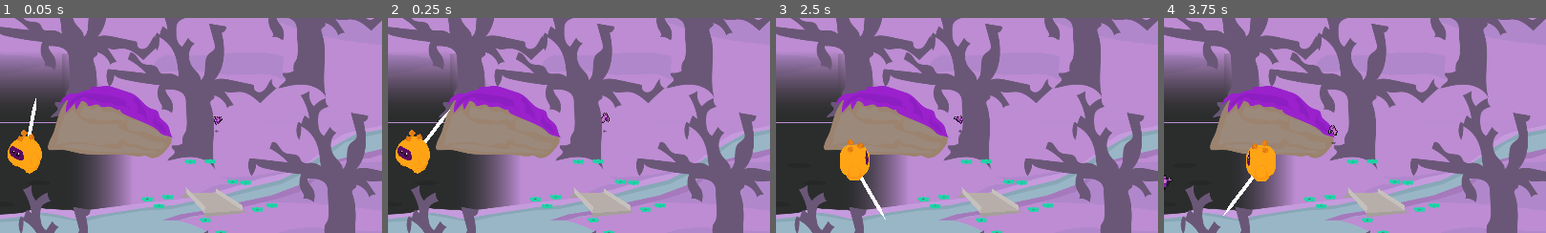
Above: before the commit, frames 1-4 (left to right).
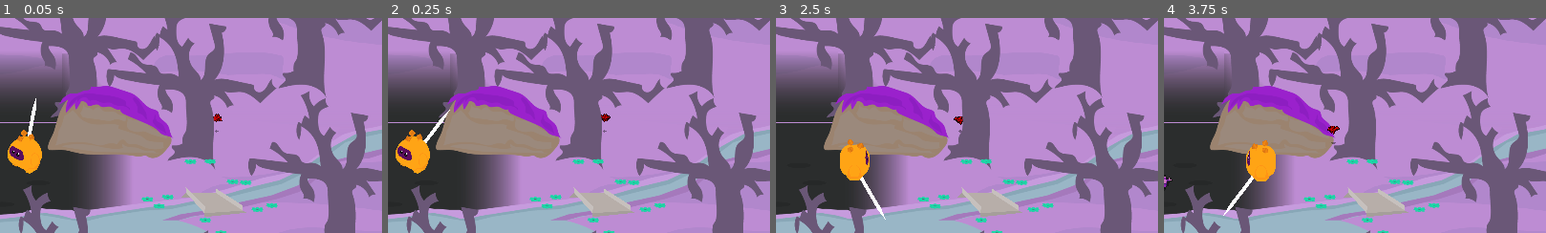
Above: after the commit, the same moments.

Repository: Schroedi/jamcraft5
Game: Godot game, scene res://World.tscn
Same seed, same stepped clock (60 frames per second), same inputs: the game is played once before the commit and once after it. This scene is started directly instead of the project's main scene.
Inputs (mouse positions are % of the whole screen's width and height, from its top left):
- Up to frame 1 (0.05 s): no input
- Up to frame 2 (0.25 s): no input
- Up to frame 3 (2.5 s): tap Enter at 0.5 s; move the mouse to (72, 45) at 0.52 s; hold Right (ui_right) 0.53-1.25 s; tap J (attack) at 0.6, 2.1 s; click (72, 45) at 0.67 s; drag from (30, 55) to (74, 42) at 1.27 s; tap Space at 2 s; move the mouse to (60, 28) at 2.02 s; hold Right (ui_right) from 2.03 s (still down)
- Up to frame 4 (3.75 s): release Right (ui_right) at 2.75 s; drag from (45, 70) to (70, 44) at 2.77 s; move the mouse to (80, 65) at 3.52 s; hold Left (ui_left) from 3.53 s (still down); tap J (attack) at 3.6 s
The pictures show only the part of the screen within x 47-97%, y 17-67%; the shares and areas given below are measured in that part.

The runs differ from the first frame. In frame 1, less than 0.1% of the frame differs, in the area x 55-59%, y 44-50%; in frame 2, less than 0.1%; in frame 3, less than 0.1%; in frame 4, less than 0.1%, in the area x 42-46%, y 49-55%.

Commit message:
Make enemies red

Diff:
--- a/Enemies/Bat.tscn
+++ b/Enemies/Bat.tscn
@@ -50,10 +50,10 @@
 script = ExtResource( 4 )
 
 [node name="AnimatedSprite" type="AnimatedSprite" parent="."]
+self_modulate = Color( 1, 0.00784314, 0.00784314, 1 )
 scale = Vector2( 2, 2 )
 frames = SubResource( 6 )
 animation = "Fly"
-frame = 4
 playing = true
 offset = Vector2( 0, -12 )
 
